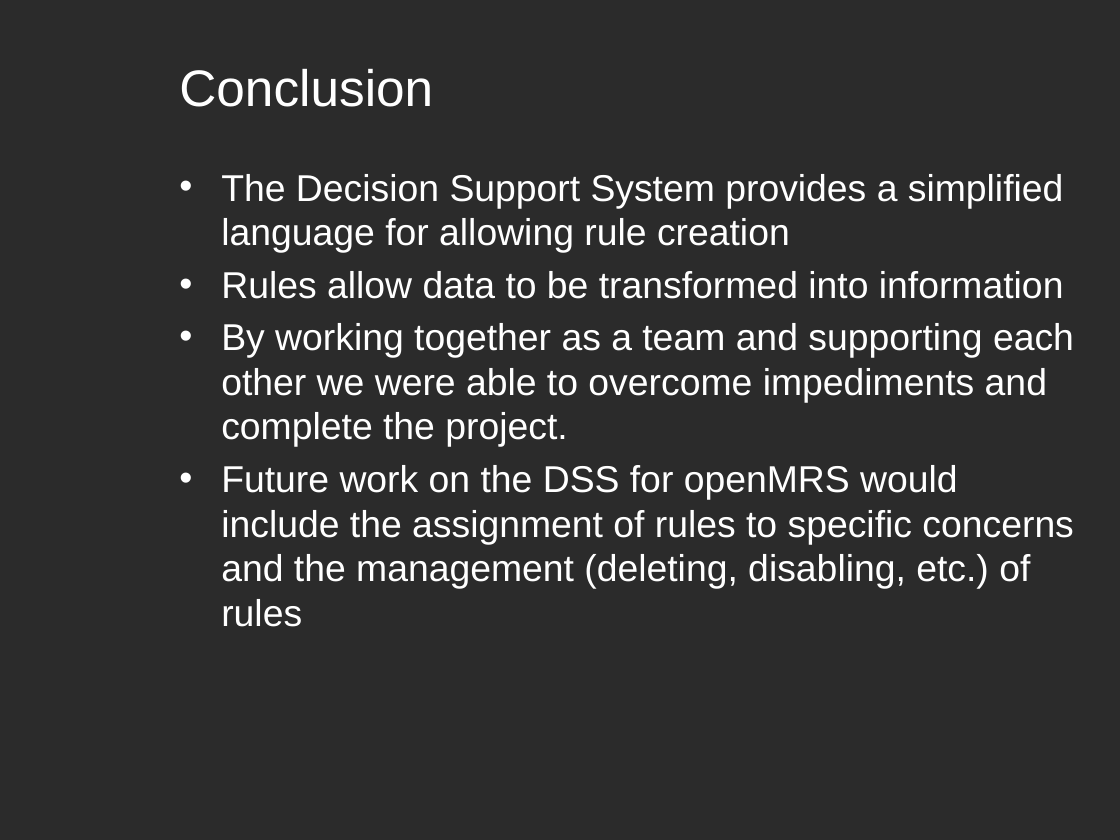
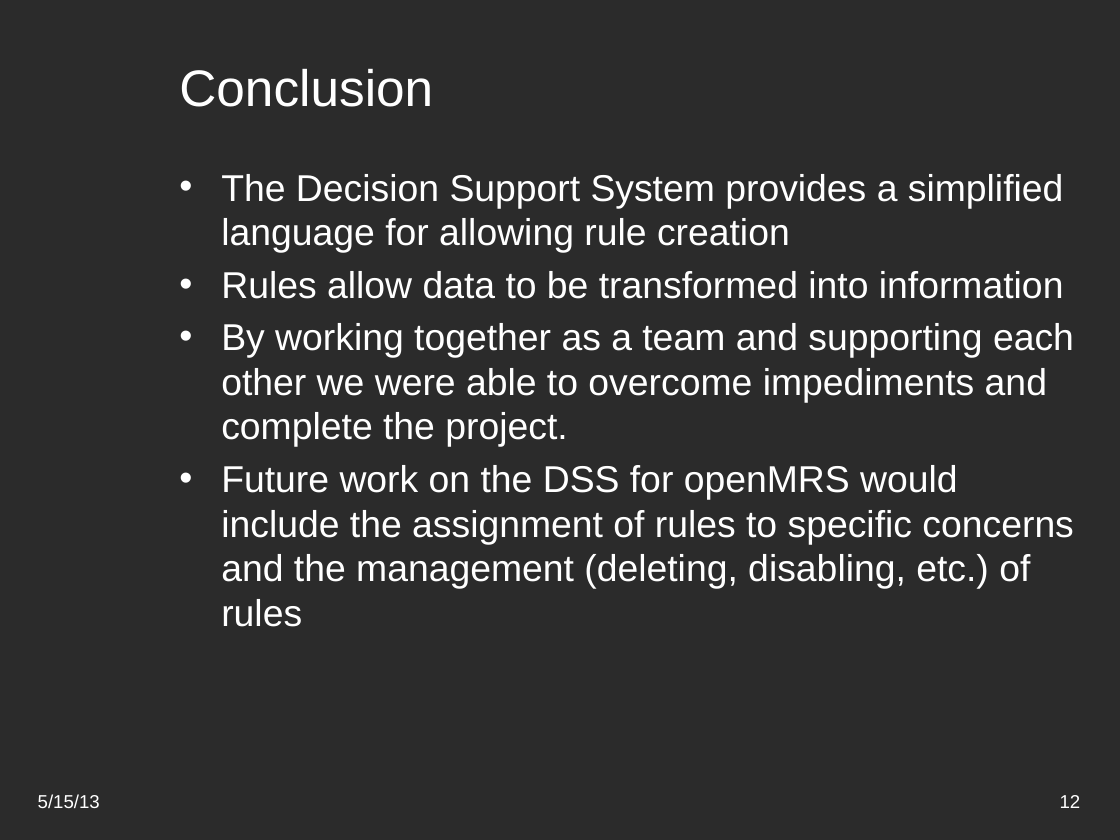
Before and after one commit to darthyoshi/sp2013-csc668-868-group1, a slide deck: slide 12 of trunk/OpenMRSSubmissions/presentation/OpenMRS Presentation.pptx. Drawn at 1120x840 pixels with LibreOffice and Linux fonts; fonts in the diff are those of the drawing; background and template pictures are left out; a plain dark background stands for a picture behind light text. Boxes give left, top, right and bottom in pixels: in the first picture for what was removed or moved away, otherwise in the second. Text is boxed around its words. In the diff, an @@ line names an element or a change of style, - is before the commit and + after.

```diff
--- a/trunk/OpenMRSSubmissions/presentation/OpenMRS Presentation.pptx
+++ b/trunk/OpenMRSSubmissions/presentation/OpenMRS Presentation.pptx
@@ text added at (38,794,100,808), 12 pt, text #FFFFFF @@
+5/15/13
@@ page number added at (1060,795,1081,808), 12 pt, text #FFFFFF @@
+12
```
Also in this commit, not shown: 12 other slides changed.
